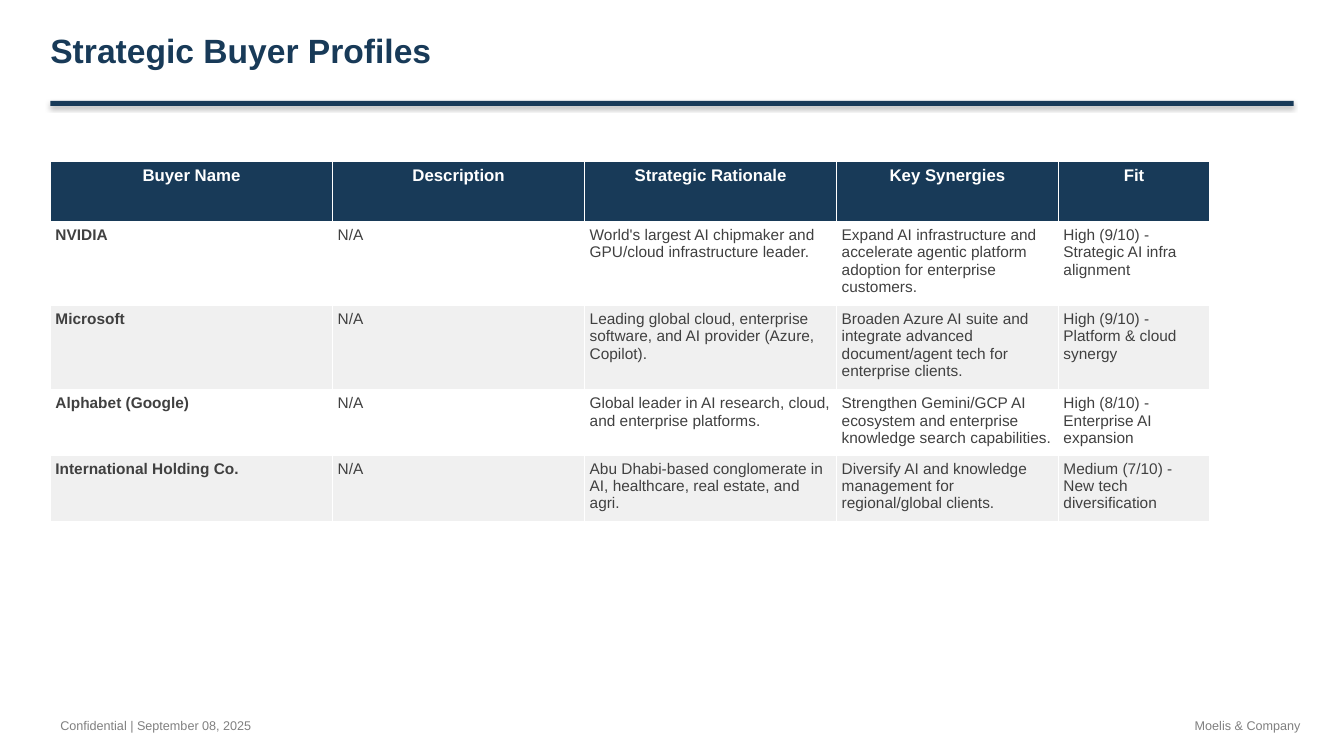
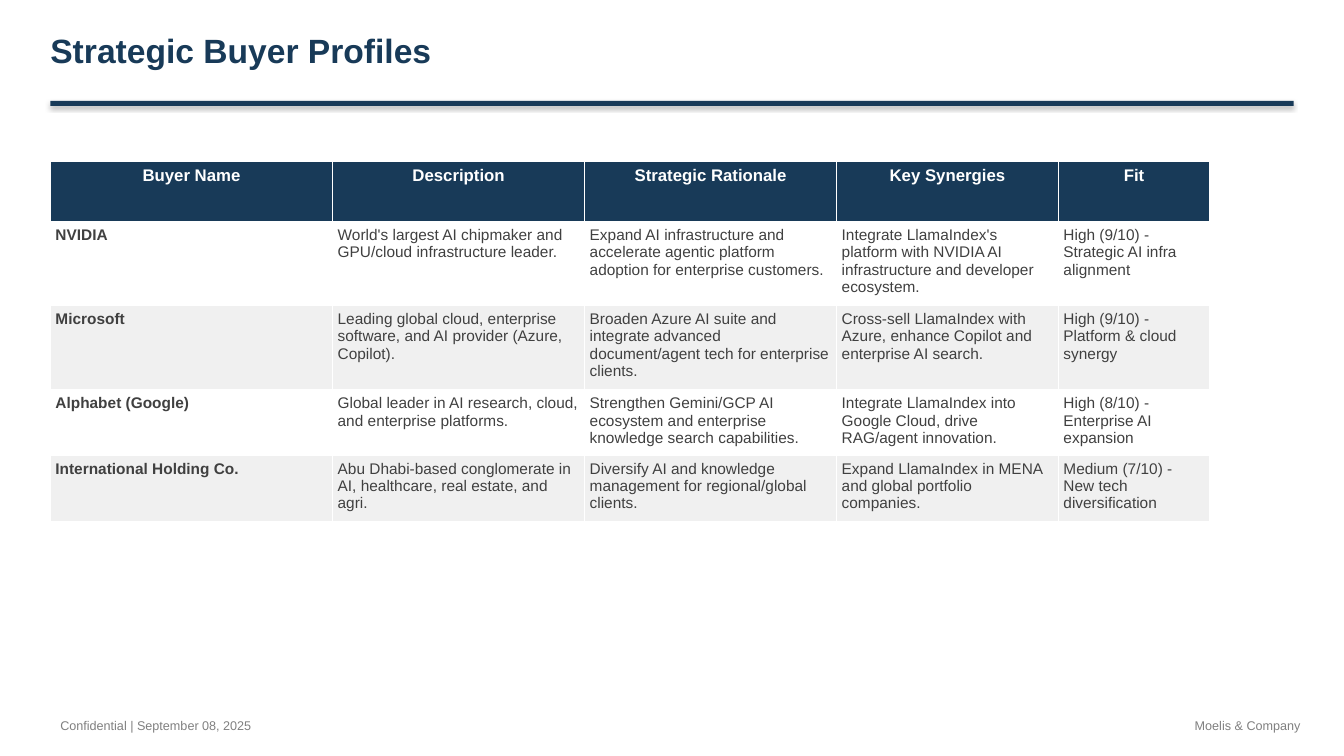
Before and after one commit to alinvb/slide_generator, a slide deck: slide 13 of ai_generated_deck.pptx. Drawn at 1344x756 pixels with LibreOffice and Linux fonts; fonts in the diff are those of the drawing. Boxes give left, top, right and bottom in pixels: in the first picture for what was removed or moved away, otherwise in the second. Text is boxed around its words. In the diff, an @@ line names an element or a change of style, - is before the commit and + after.

Commit message:
feat: Enhanced LLM validation with automated feedback system
- Updated LLM output validation to match fixed JSON structure
- Implemented comprehensive automated feedback system for LLM corrections
- Added validation for timeline format, buyer descriptions, financial formatting
- Enhanced competitive positioning to use AI competitors instead of healthcare
- Fixed precedent transactions to use compact financial notation
- Added type safety checks for timeline data (dict vs string formats)
- Automated feedback system now provides specific examples and corrections
- Enhanced validation catches recent fixes and provides targeted feedback
- All validation issues now trigger automatic LLM retry with detailed feedback

Critical improvements:
- Timeline items now validated for dict format with date/description
- Buyer profiles validated to ensure no 'N/A' descriptions
- Financial values validated for compact notation (.1B vs 2100000000)
- Competitive data validated to ensure AI competitors, not healthcare
- Automated retry system with enhanced feedback messages
- Type-safe rendering for all slide templates

```diff
--- a/ai_generated_deck.pptx
+++ b/ai_generated_deck.pptx
@@ table at (50,161,1210,515) @@
-row 2: NVIDIA | N/A | World's largest AI chipmaker and GPU/cloud infrastructure leader. | Expand AI infrastructure and accelerate agentic platform adoption for enterprise customers. | High (9/10) - Strategic AI infra alignment
+row 2: NVIDIA | World's largest AI chipmaker and GPU/cloud infrastructure leader. | Expand AI infrastructure and accelerate agentic platform adoption for enterprise customers. | Integrate LlamaIndex's platform with NVIDIA AI infrastructure and developer ecosystem. | High (9/10) - Strategic AI infra alignment
-row 3: Microsoft | N/A | Leading global cloud, enterprise software, and AI provider (Azure, Copilot). | Broaden Azure AI suite and integrate advanced document/agent tech for enterprise clients. | High (9/10) - Platform & cloud synergy
+row 3: Microsoft | Leading global cloud, enterprise software, and AI provider (Azure, Copilot). | Broaden Azure AI suite and integrate advanced document/agent tech for enterprise clients. | Cross-sell LlamaIndex with Azure, enhance Copilot and enterprise AI search. | High (9/10) - Platform & cloud synergy
-row 4: Alphabet (Google) | N/A | Global leader in AI research, cloud, and enterprise platforms. | Strengthen Gemini/GCP AI ecosystem and enterprise knowledge search capabilities. | High (8/10) - Enterprise AI expansion
+row 4: Alphabet (Google) | Global leader in AI research, cloud, and enterprise platforms. | Strengthen Gemini/GCP AI ecosystem and enterprise knowledge search capabilities. | Integrate LlamaIndex into Google Cloud, drive RAG/agent innovation. | High (8/10) - Enterprise AI expansion
-row 5: International Holding Co. | N/A | Abu Dhabi-based conglomerate in AI, healthcare, real estate, and agri. | Diversify AI and knowledge management for regional/global clients. | Medium (7/10) - New tech diversification
+row 5: International Holding Co. | Abu Dhabi-based conglomerate in AI, healthcare, real estate, and agri. | Diversify AI and knowledge management for regional/global clients. | Expand LlamaIndex in MENA and global portfolio companies. | Medium (7/10) - New tech diversification
```
Also in this commit, not shown: 6 other slides changed, 3 other files.
